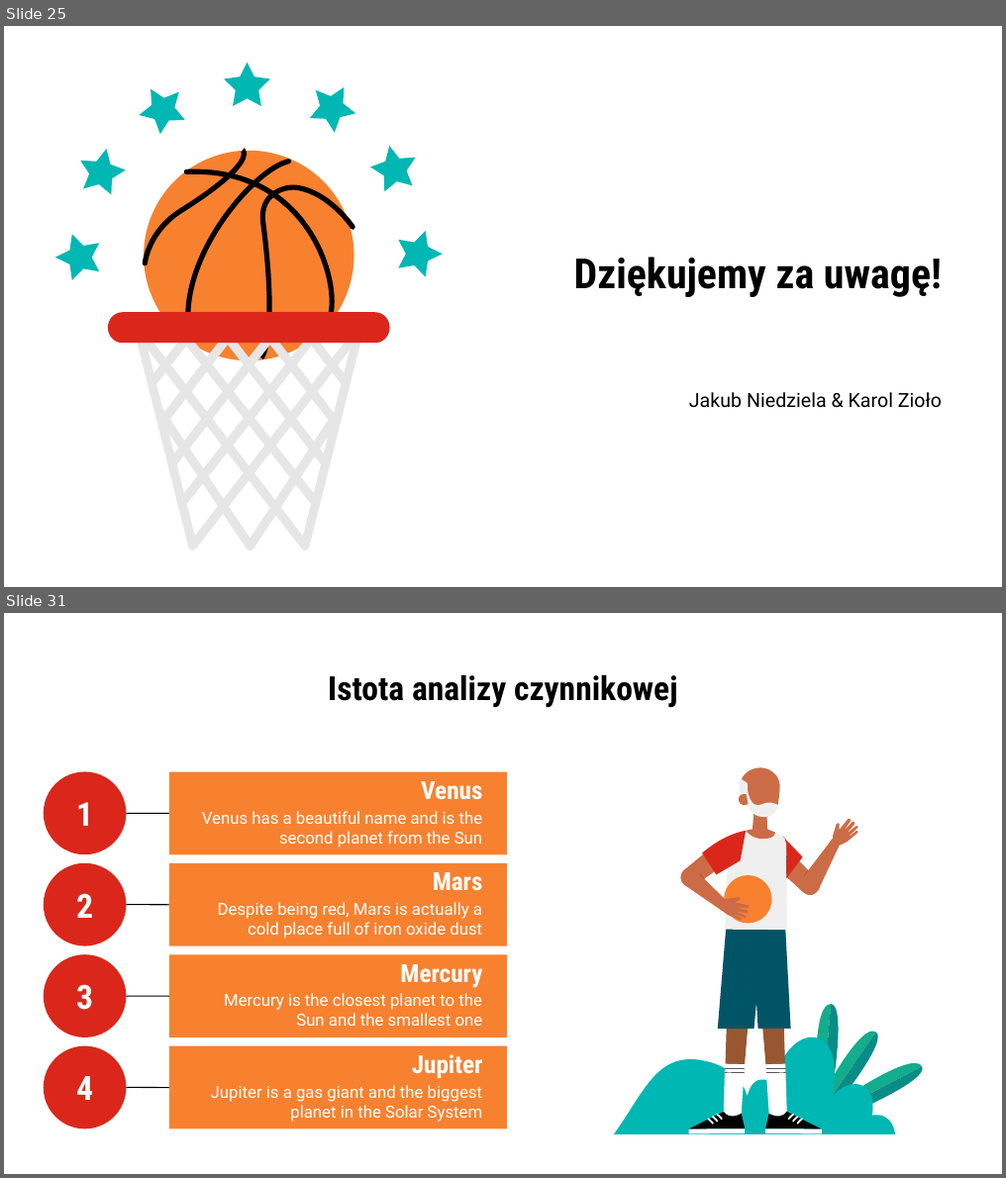
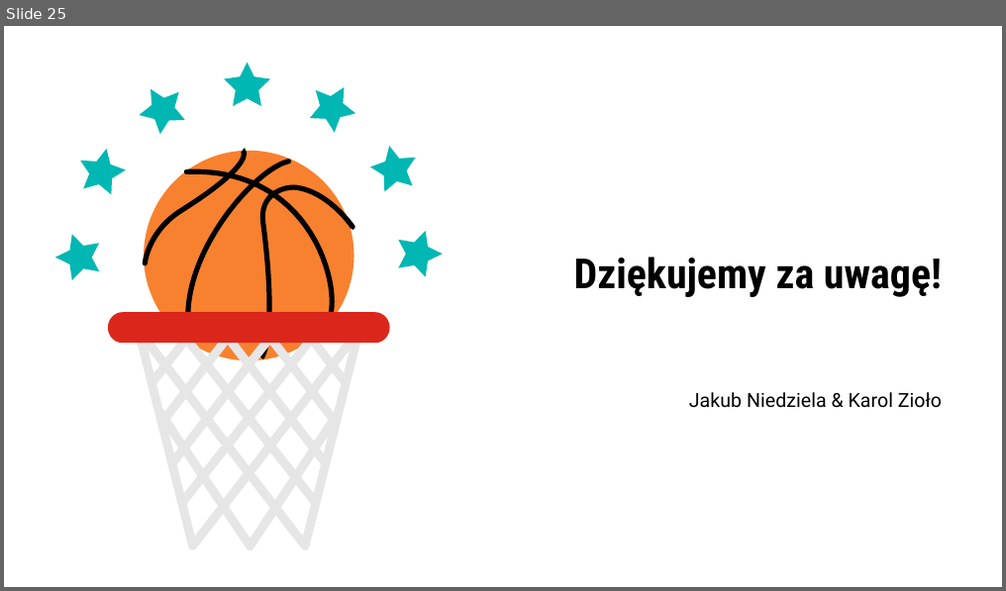
Before and after one commit to dukekush/AW, a slide deck: Prezentacja_AW.pptx. Shown one above the other, each under a label of ours: slides 25 and 31 before the commit, slide 25 after it; the slides between them are not shown. The pictures are 1006x1178 and 1006x591 pixels, drawn with LibreOffice and Linux fonts; fonts in the diff are those of the drawing. Boxes give left, top, right and bottom in pixels: in the first picture for what was removed or moved away, otherwise in the second. Text is boxed around its words. In the diff, an @@ line names an element or a change of style, - is before the commit and + after.

```diff
--- a/Prezentacja_AW.pptx
+++ b/Prezentacja_AW.pptx
@@ slide 31 removed at (4,613,1002,1174), background #FFFFFF @@
@@ title removed at (328,674,678,707) @@
-Istota analizy czynnikowej
@@ group removed at (43,771,507,855): 2 texts, 1 rounded rectangle, 1 ellipse, 1 line @@
-Venus
-Venus has a beautiful name and is the second planet from the Sun
-1
@@ group removed at (43,863,507,947): 2 texts, 1 rounded rectangle, 1 ellipse, 1 line @@
-Mars
-Despite being red, Mars is actually a cold place full of iron oxide dust
-2
@@ group removed at (43,955,507,1111): 2 texts, 1 rounded rectangle, 1 ellipse, 1 line @@
-Mercury
-Mercury is the closest planet to the Sun and the smallest one
-extrêmement froid
-3
@@ group removed at (614,767,929,1135): 47 freeform shapes @@
@@ group removed at (43,1046,507,1129): 2 texts, 1 rounded rectangle, 1 ellipse, 1 line @@
-Jupiter
-Jupiter is a gas giant and the biggest planet in the Solar System
-4
```
Also in this commit, not shown: 30 other slides removed, 1 other file.
